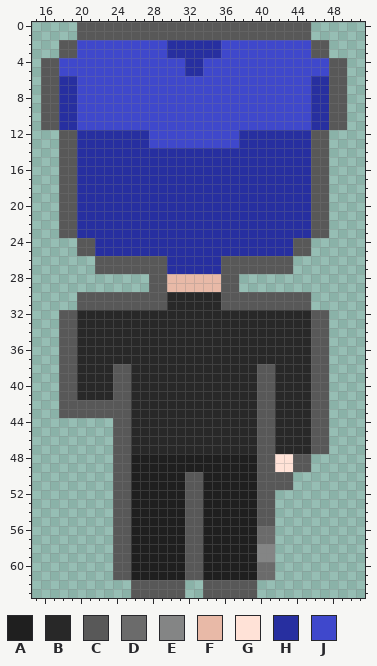
Pixel-art sprite: MyFirstShoot/sprites/s_player/layers/a7a98729-ac29-42b5-9f1e-ebc03c5d3e0d/e81f1daf-e1fe-4349-bcd7-39f9b6ac5e8a.png. Above, as it was before the edit.
The file is 64x64 pixels. Colours within 5 levels of each other are drawn and written as one. Shown: x 15..51, y 0..63.
Palette (. is transparent): A #1f1f1f  B #282828  C #585858  D #6b6b6b  E #848585  F #e8b9a7  G #ffe2d7  H #272fa0  J #3f48cc
Now the later version:
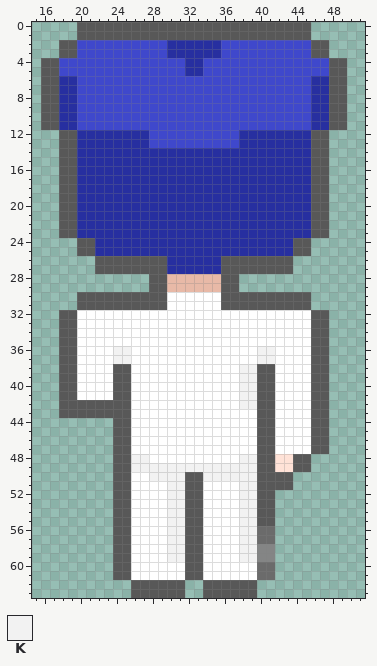
Colours new in this view: K #f2f2f2
Changes in this commit:
Colour B changes from #282828 to #ffffff.
Colour A becomes colour B in row 48 at x 28 to 37; in row 50 at x 26 to 27; in rows 51 to 59 at x 26 to 29 and 34 to 37; in rows 60 to 61 at x 26 to 31 and 34 to 39.
Colour A becomes colour K in row 48 at x 26 to 27 and 38 to 39; in row 49 at x 26 to 39; in row 50 at x 28 to 31 and 34 to 39; in rows 51 to 59 at x 30 to 31 and 38 to 39.
Colour B becomes colour K in rows 36 to 37 at x 24 to 25 and 40 to 41; in rows 38 to 42 at x 38 to 39.
Pixel boxes of the changes (left, top, right, bottom) in both pictures:
changed: (77, 292, 311, 580)
